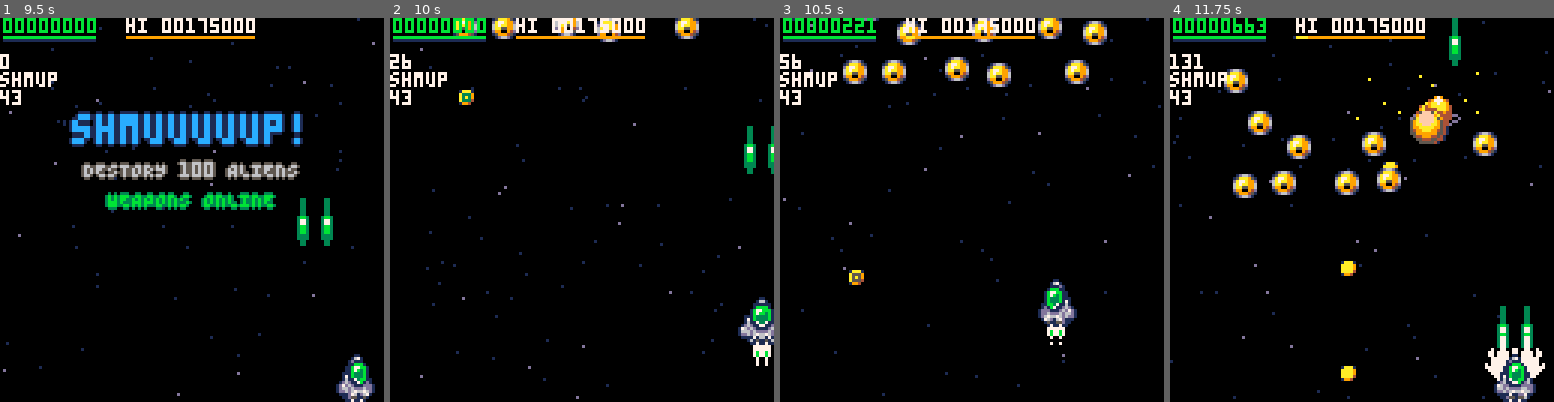
Above: before the commit, frames 1-4 (left to right).
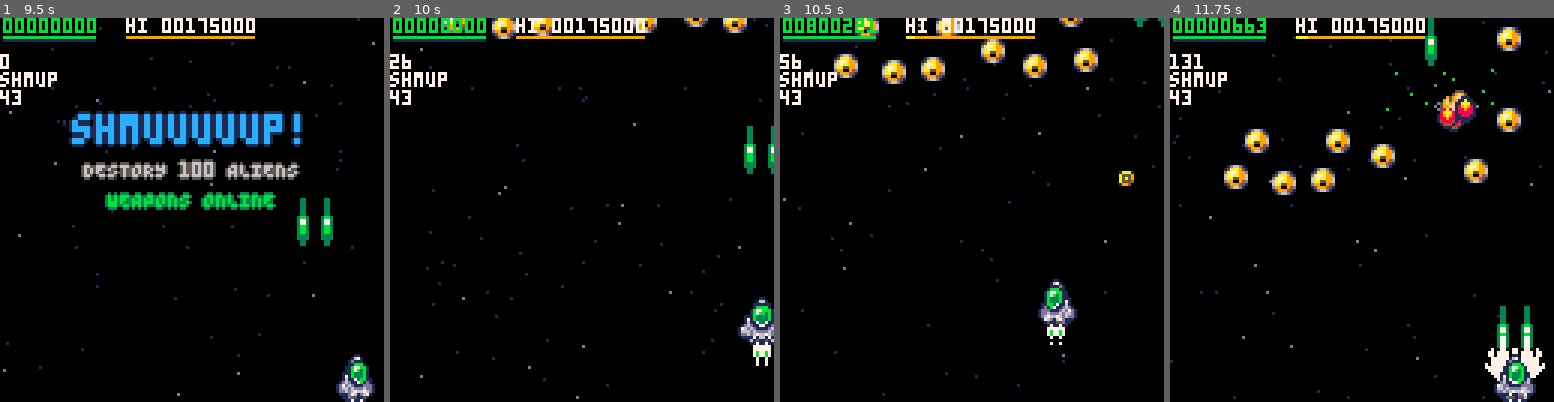
Above: after the commit, the same moments.

Repository: wimpysworld/antsy-alien-attack-pico
Game: PICO-8 cartridge main.p8
Same seed, same stepped clock (60 frames per second), same inputs: the game is played once before the commit and once after it.
Inputs:
- Up to frame 1 (9.5 s): tap X (X key) at 0.33, 1.07, 1.85, 2.97, 4.08, 5.2, 6.32, 7.43, 8.55 s; tap O (Z key) at 0.7, 1.7, 2.1, 2.5, 2.9, 3.3, 3.7, 4.1, 4.5, 4.9, 5.3, 5.7, 6.1, 6.5, 6.9, 7.3, 7.7, 8.1, 8.5, 8.9, 9.3 s; hold Right 1.6-2.1 s; hold Up 2.15-2.42 s; hold Right 2.47-3.03 s; hold Left 3.08-3.58 s; hold Down 3.63-3.97 s; hold Right 4.02-4.68 s; hold Up 4.73-5.03 s; hold Left 5.08-5.68 s; hold Down 5.73-6.03 s; hold Right 6.08-6.58 s; hold Right 6.63-7.13 s; hold Up 7.18-7.45 s; hold Right 7.5-8.07 s; hold Left 8.12-8.62 s; hold Down 8.67-9 s; hold Right from 9.05 s (still down)
- Up to frame 2 (10 s): tap X (X key) at 9.67 s; tap O (Z key) at 9.7 s; release Right at 9.72 s; hold Up from 9.77 s (still down)
- Up to frame 3 (10.5 s): release Up at 10.07 s; tap O (Z key) at 10.1 s; hold Left from 10.12 s (still down)
- Up to frame 4 (11.75 s): tap O (Z key) every 0.4 s from 10.5 to 11.7 s; release Left at 10.72 s; hold Down 10.77-11.07 s; tap X (X key) at 10.78 s; hold Right 11.12-11.62 s

Frame 1 is identical in both runs. In frame 2, 1.6% of the frame differs, in the area x 14-93%, y 0-23%; in frame 3, 4.8%; in frame 4, 7.9%, in the area x 14-92%, y 0-95%.

Commit message:
feat: add initial logic to make firing decisions for aliens

Diff:
--- a/main.p8
+++ b/main.p8
@@ -1363,6 +1363,7 @@
 --aliens
 
 function emit_bullet(al)
+ al.shot_cooldown_timer=al.shot_cooldown
  // todo: add a bullet offset property
  add(bullets,create_projectile(al,al.x+2,al.y-4))
 
@@ -1427,12 +1428,28 @@
  al.reward=(al.hp+al.collision_damage*10)+al.explosion_size
  al.shot_speed_y=2
  al.shot_speed_y=2
+ al.shot_cooldown=60
+ al.shot_cooldown_timer=0
+end
+
+function make_firing_decision(al)
+ if (al.breed=="asteroid") return
+
+ if #bullets<=#aliens*2 and al.shot_cooldown_timer<=0 then
+	 if al.breed=="drone" then
+	  for pl in all(players) do
+	   if (pl.y>al.y and pl.x>=al.x and pl.x<=al.x+7 and rnd_range(1,25)==1) emit_bullet(al)
+	  end
+	 end
+	 ::no_fire::
+	end
+ al.shot_cooldown_timer=max(0,al.shot_cooldown_timer-1)
 end
 
 function update_aliens()
  //local bullet_fired=false
  for al in all(aliens) do
-  if (rnd_range(1,200)==100) emit_bullet(al)
+  make_firing_decision(al)
   al.y+=al.speed_y
   if al.breed=="asteroid" then
    al.sprite.frame+=0.085
